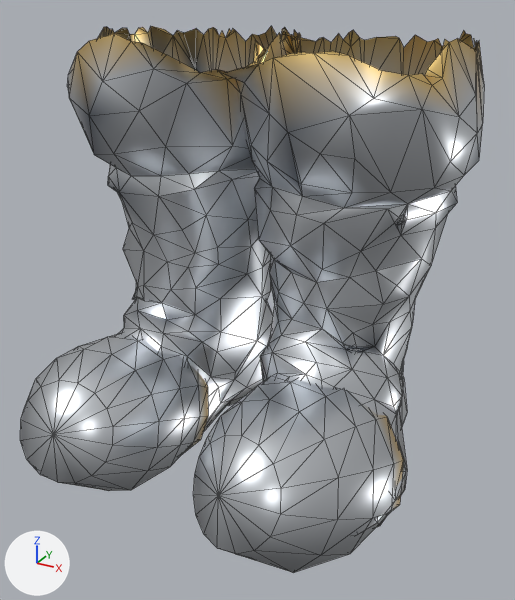
One commit to the glTF model assets_src/armor/kargan_1/heavy_b_feet.glb: the scene before it, then after it.
Before and after are seen from a 50 mm lens placed at (0.422, -0.771, 0.554), pointed at (0.033, -0.063, 0.2). Every picture has the same lights, and +X, +Y and +Z are marked at lower left. The older version comes first. Mesh edges are drawn as thin lines. Vertices at exactly the same position are counted once.

Objects in the first picture: 'heavy_b_feet'.
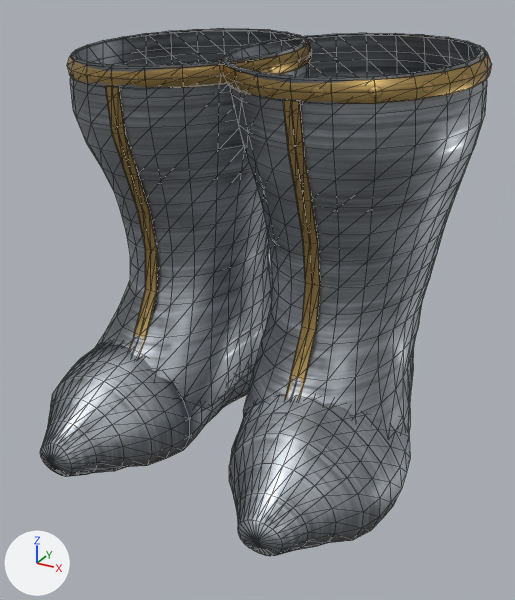
Location of each change, [x1, y1, x2, y2] in pixels of the pictures (515 x 600 px):
'heavy_b_feet', reshaped, recoloured: before [20, 26, 484, 573]; after [40, 29, 492, 556]
part 1 of me_heavy_b_feet, rebuilt (42% narrower, 25% shorter): before [68, 26, 484, 535]; after [70, 29, 309, 412]
part 2 of me_heavy_b_feet, rebuilt: before [193, 377, 404, 573]; after [229, 397, 410, 556]
part 3 of me_heavy_b_feet, rebuilt: before [20, 332, 208, 491]; after [40, 342, 253, 477]
part 4 of me_heavy_b_feet, added: after [224, 33, 487, 431]
part 5 of me_heavy_b_feet, added (brown): after [222, 48, 492, 104]
part 6 of me_heavy_b_feet, added (brown): after [67, 40, 312, 88]
part 7 of me_heavy_b_feet, added (brown): after [283, 99, 320, 398]
part 8 of me_heavy_b_feet, added (brown): after [105, 86, 158, 357]

Patch to the scene script:
```diff
--- a/assets_src/armor/kargan_1/heavy_b_feet.glb.py
+++ b/assets_src/armor/kargan_1/heavy_b_feet.glb.py
@@ img_trim_c_png @@
+img_trim_c_png = load_image('trim_c.png', '../textures/trim_c.png', 128, 64, 'sRGB')
@@ img_trim_n_png @@
+img_trim_n_png = load_image('trim_n.png', '../textures/trim_n.png', 128, 64, 'Non-Color')
@@ img_trim_orm_png @@
+img_trim_orm_png = load_image('trim_orm.png', '../textures/trim_orm.png', 128, 64, 'Non-Color')
@@ img_steel_c_png @@
+img_steel_c_png = load_image('steel_c.png', '../textures/steel_c.png', 256, 256, 'sRGB')
@@ img_steel_orm_png @@
+img_steel_orm_png = load_image('steel_orm.png', '../textures/steel_orm.png', 256, 256, 'Non-Color')
@@ img_steel_n_png @@
+img_steel_n_png = load_image('steel_n.png', '../textures/steel_n.png', 256, 256, 'Non-Color')
@@ mat_trim @@
+mat_trim = bpy.data.materials.new('trim')
+# uses the picture img_trim_c_png
+# uses the picture img_trim_n_png
+# uses the picture img_trim_orm_png
@@ mat_steel @@
+mat_steel = bpy.data.materials.new('steel')
+# uses the picture img_steel_c_png
+# uses the picture img_steel_n_png
+# uses the picture img_steel_orm_png
@@ me_heavy_b_feet @@
 # used by ob_heavy_b_feet; location = (0.0, 0.0, 0.0)
-me_heavy_b_feet.from_pydata(...)  # 903 vertices, 1652 faces; spans x -0.258..0.257, y -0.292..0.178, z -0.01..0.507
-me_heavy_b_feet.materials.append(mat_metal)
+me_heavy_b_feet.from_pydata(...)  # 1864 vertices, 3488 faces; spans x -0.258..0.258, y -0.265..0.176, z -0.01..0.499
+# me_heavy_b_feet part 1: the loose piece of 709 vertices spanning x -0.258..0.257, y -0.261..0.178, z -0.01..0.507 is rebuilt with 384 vertices and now spans x -0.257..0.036, y -0.183..0.176, z 0.033..0.499, in mat_steel
+# me_heavy_b_feet part 2: the loose piece of 97 vertices spanning x 0.026..0.245, y -0.292..-0.042, z -0.01..0.141 is rebuilt with 386 vertices and now spans x 0.015..0.244, y -0.263..0.156, z -0.01..0.169, in mat_steel
+# me_heavy_b_feet part 3: the loose piece of 97 vertices spanning x -0.244..-0.025, y -0.291..-0.043, z -0.01..0.14 is rebuilt with 386 vertices and now spans x -0.244..-0.012, y -0.265..0.155, z -0.01..0.167, in mat_steel
+# me_heavy_b_feet part 4: a new loose piece of 384 vertices spanning x -0.033..0.257, y -0.177..0.176, z 0.033..0.499, in mat_steel
+# me_heavy_b_feet part 5: a new loose piece of 120 vertices spanning x -0.039..0.258, y -0.137..0.174, z 0.451..0.497, in mat_trim
+# me_heavy_b_feet part 6: a new loose piece of 120 vertices spanning x -0.258..0.042, y -0.137..0.174, z 0.451..0.497, in mat_trim
+# me_heavy_b_feet part 7: a new loose piece of 42 vertices spanning x 0.1..0.125, y -0.162..-0.084, z 0.078..0.454, in mat_trim
+# me_heavy_b_feet part 8: a new loose piece of 42 vertices spanning x -0.123..-0.101, y -0.165..-0.079, z 0.078..0.454, in mat_trim
+me_heavy_b_feet.materials.append(mat_steel)
+me_heavy_b_feet.materials.append(mat_trim)
```
